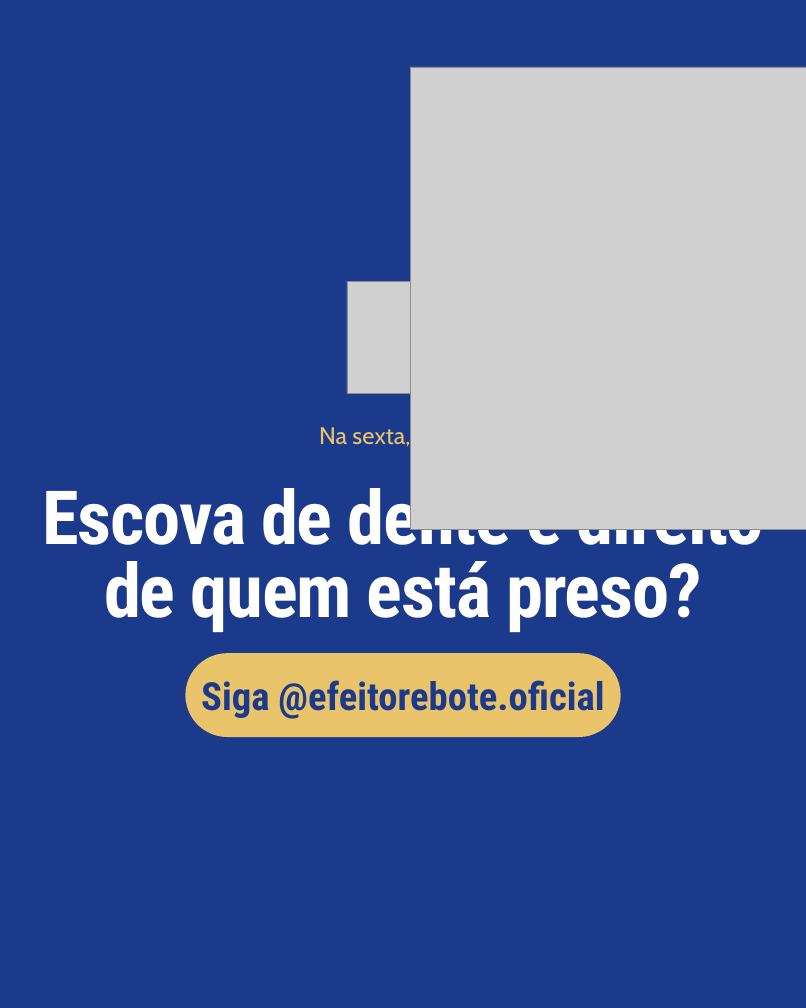
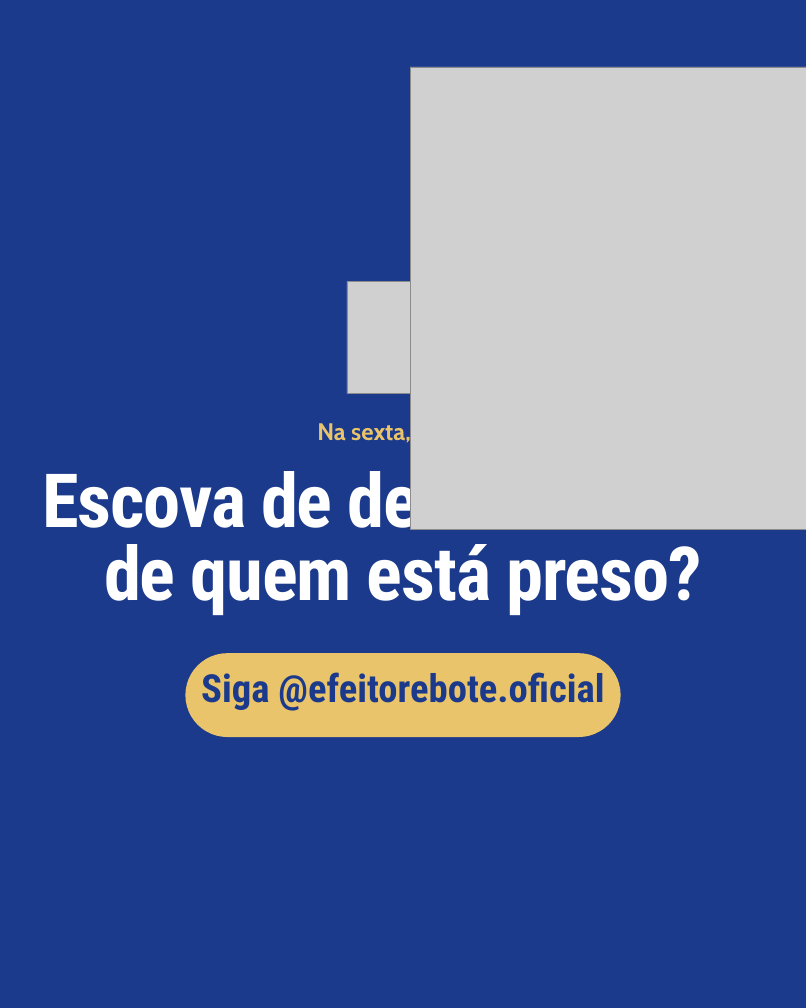
Before and after one commit to GabrielMedici/Efeito-Rebote, a slide deck: slide 6 of entregas/posts/site/kit/editavel/efeito-rebote-qua-14-10.pptx. Drawn at 806x1008 pixels with LibreOffice and Linux fonts; fonts in the diff are those of the drawing; grey boxes stand for pictures. Boxes give left, top, right and bottom in pixels: in the first picture for what was removed or moved away, otherwise in the second. Text is boxed around its words. In the diff, an @@ line names an element or a change of style, - is before the commit and + after.

```diff
--- a/entregas/posts/site/kit/editavel/efeito-rebote-qua-14-10.pptx
+++ b/entregas/posts/site/kit/editavel/efeito-rebote-qua-14-10.pptx
@@ text "Na sexta, parte 3" at [317, 419, 411, 446]: bold on @@
@@ text "Escova de dente é direito ...": place and size @@
-text "Escova de dente é direito ..." at [42, 475, 764, 632]
+text "Escova de dente é direito ..." at [42, 459, 764, 615]
@@ text "Siga @efeitorebote.oficial": place and size @@
-text "Siga @efeitorebote.oficial" at [201, 680, 604, 719]
+text "Siga @efeitorebote.oficial" at [201, 672, 604, 711]
```
Also in this commit, not shown: 5 other slides changed, 18 other files.
